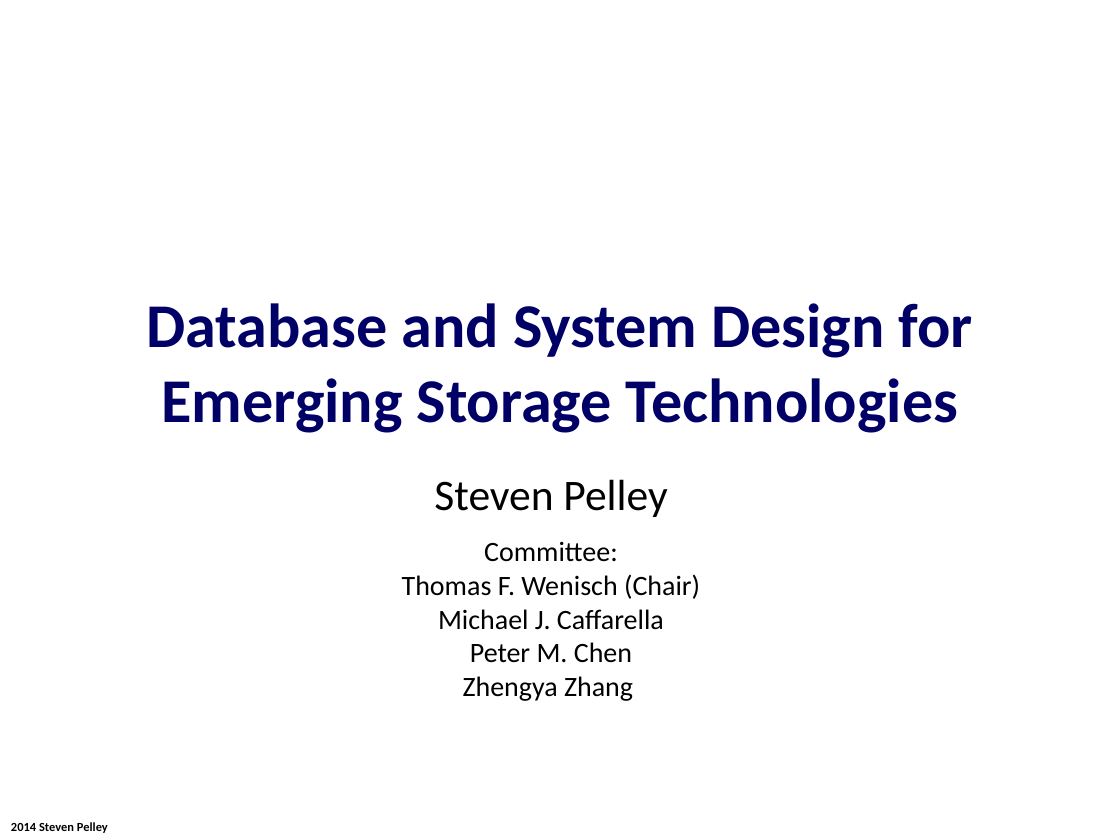
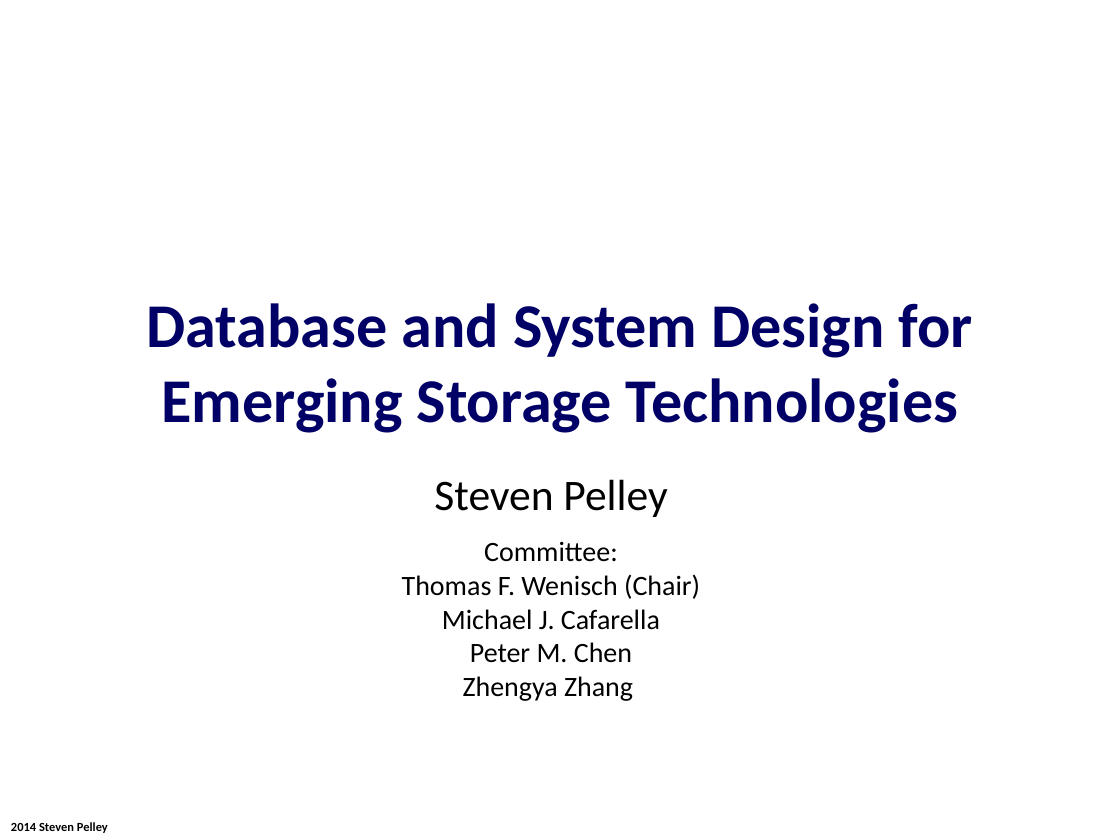
Before and after one commit to Abulila/dissertation, a slide deck: slide 1 of proposal/defense.pptx. Drawn at 1120x840 pixels with LibreOffice and Linux fonts; fonts in the diff are those of the drawing; background and template pictures are left out. Boxes give left, top, right and bottom in pixels: in the first picture for what was removed or moved away, otherwise in the second. Text is boxed around its words. In the diff, an @@ line names an element or a change of style, - is before the commit and + after.

Commit message:
working on NVMW slides

```diff
--- a/proposal/defense.pptx
+++ b/proposal/defense.pptx
@@ subtitle at bbox=[442, 609, 660, 630]: text changed @@
-Michael J. Caffarella
+Michael J. Cafarella
```
Also in this commit, not shown: 1 other file.
